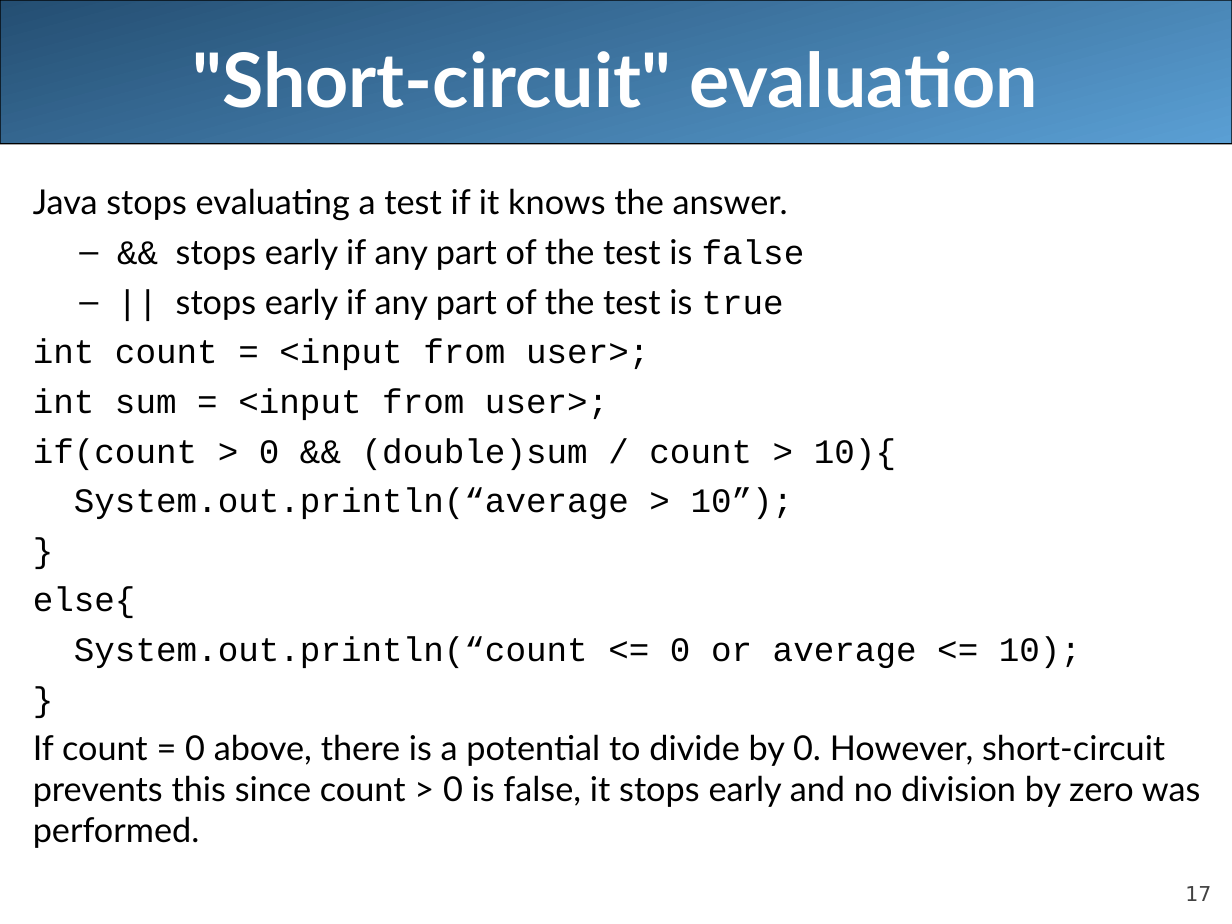
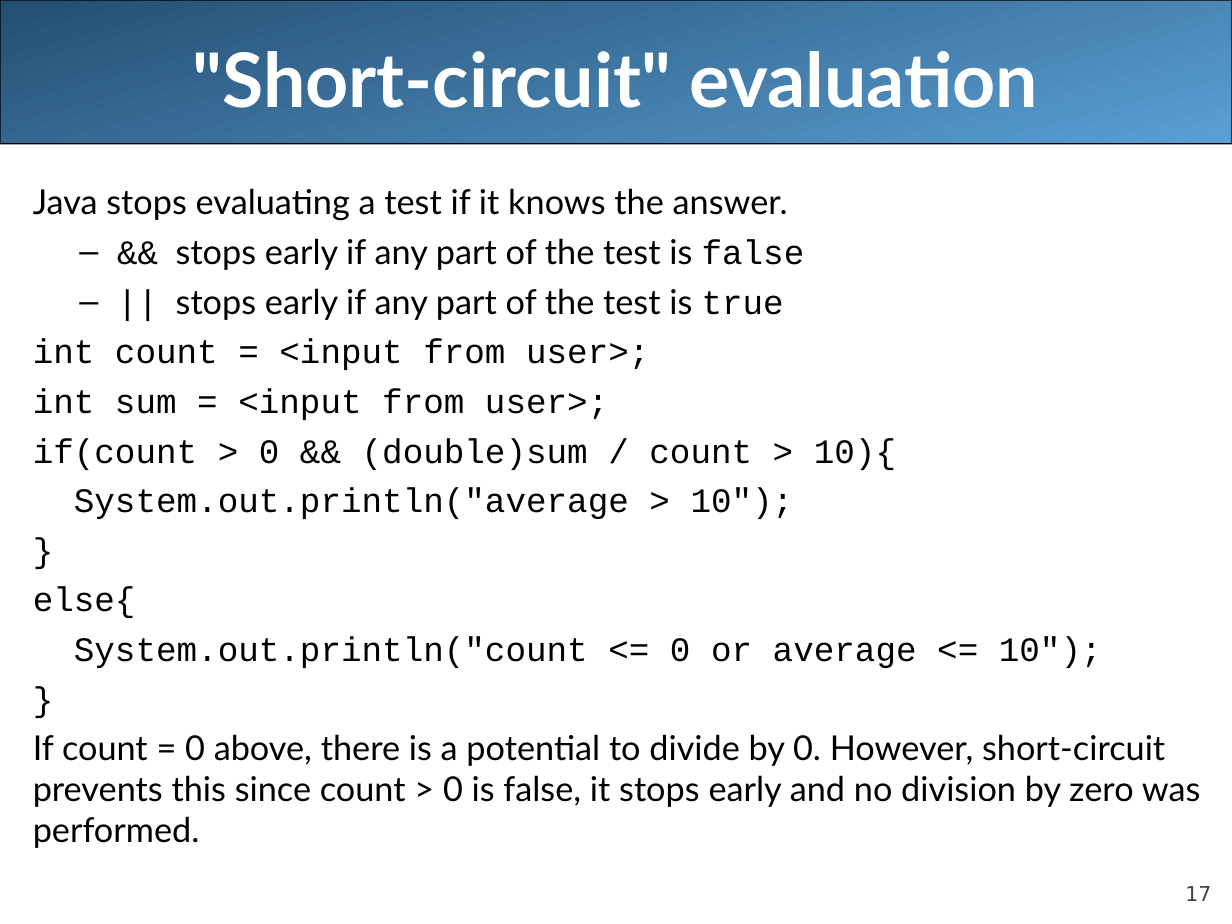
Before and after one commit to LongBaoNguyen/longbaonguyen.github.io, a slide deck: slide 17 of courses/apcsa/lecture9.ppt. Drawn at 1232x924 pixels with LibreOffice and Linux fonts; fonts in the diff are those of the drawing. Boxes give left, top, right and bottom in pixels: in the first picture for what was removed or moved away, otherwise in the second. Text is boxed around its words. In the diff, an @@ line names an element or a change of style, - is before the commit and + after.

```diff
--- a/courses/apcsa/lecture9.ppt
+++ b/courses/apcsa/lecture9.ppt
@@ text at (x1=74, y1=487, x2=794, y2=519): text changed @@
-System.out.println(“average > 10”);
+System.out.println("average > 10");
@@ text at (x1=74, y1=636, x2=1102, y2=668): text changed @@
-System.out.println(“count <= 0 or average <= 10);
+System.out.println("count <= 0 or average <= 10");
```
Also in this commit, not shown: 3 other files.
